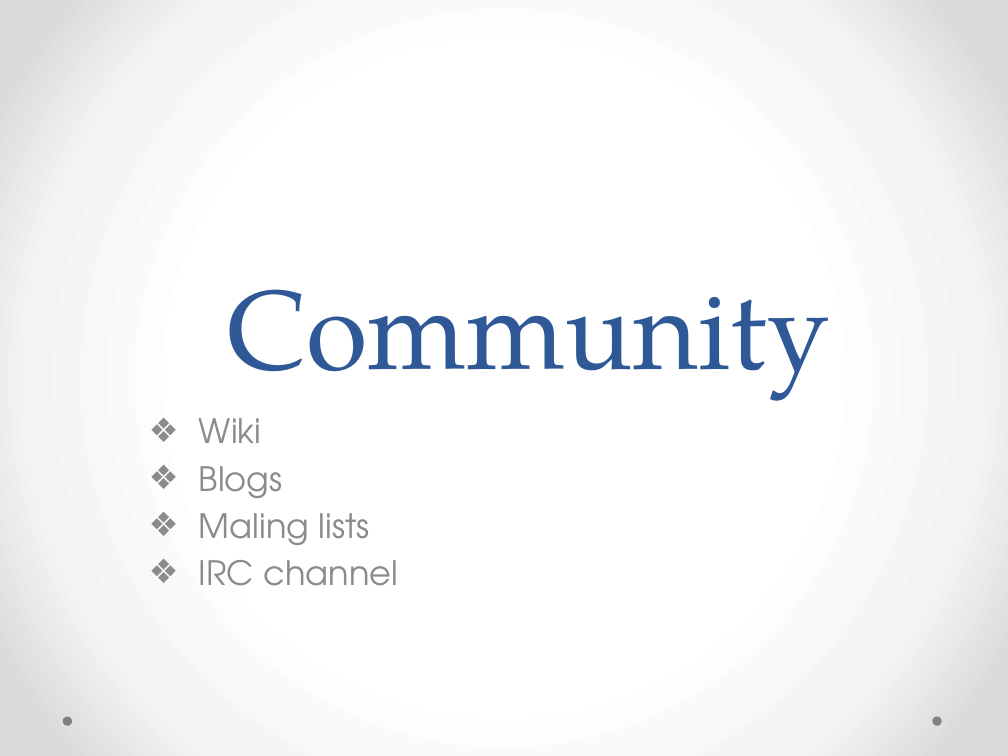
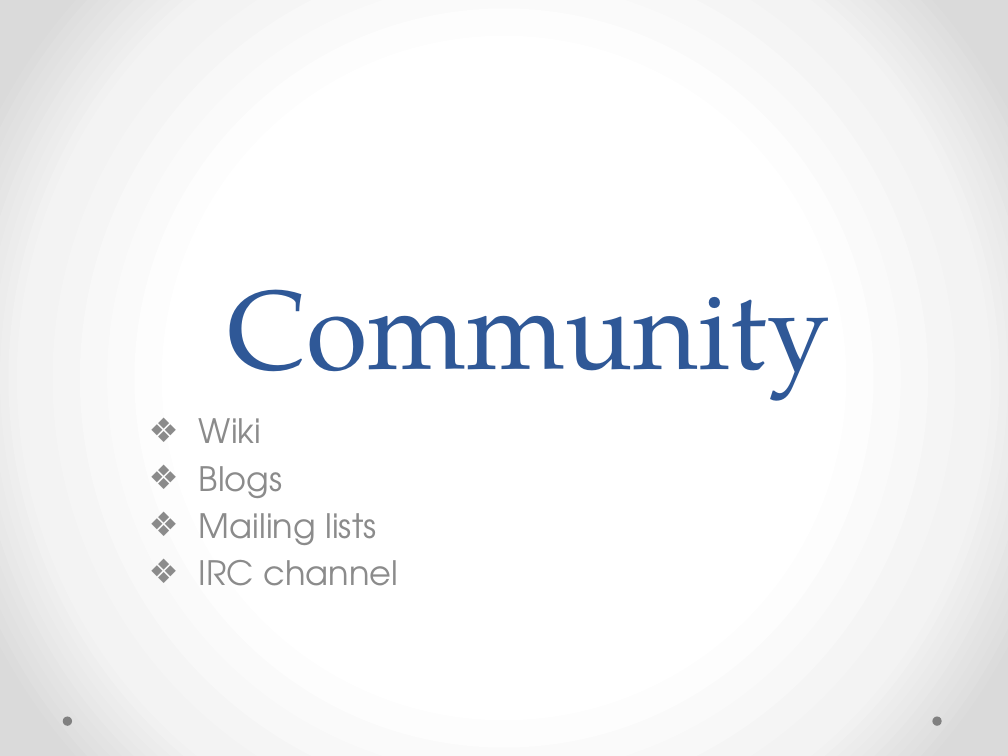
Before and after one commit to wldandan/artifacts, a slide deck: slide 11 of OSS intro.pptx (slide 10 before the commit). Drawn at 1008x756 pixels with LibreOffice and Linux fonts; fonts in the diff are those of the drawing. Boxes give left, top, right and bottom in pixels: in the first picture for what was removed or moved away, otherwise in the second. Text is boxed around its words. In the diff, an @@ line names an element or a change of style, - is before the commit and + after.

```diff
--- a/OSS intro.pptx
+++ b/OSS intro.pptx
@@ subtitle at [199,513,376,545]: text changed @@
-❖ Maling lists
+❖ Mailing lists
```
Also in this commit, not shown: 3 other slides changed, 2 slides added.
